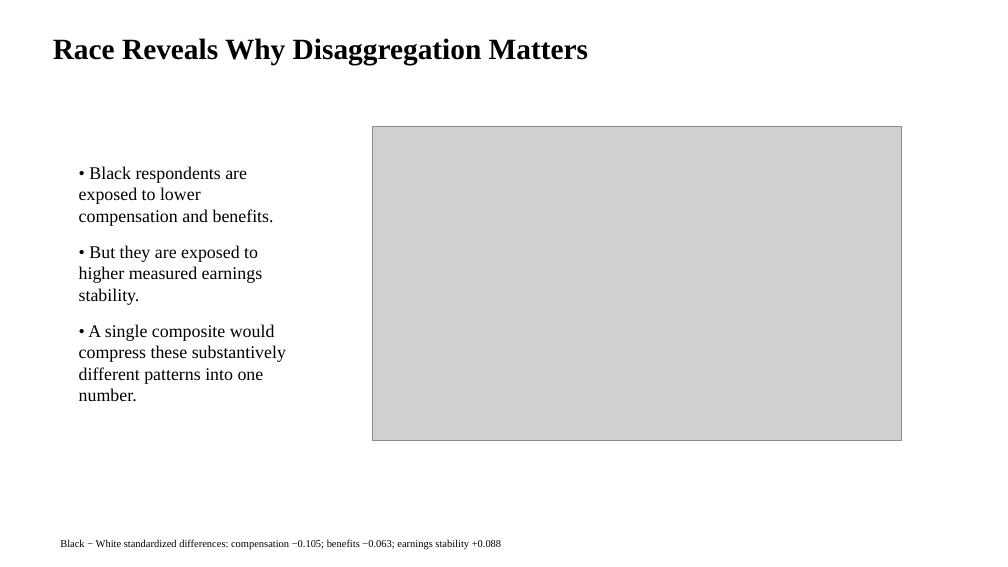
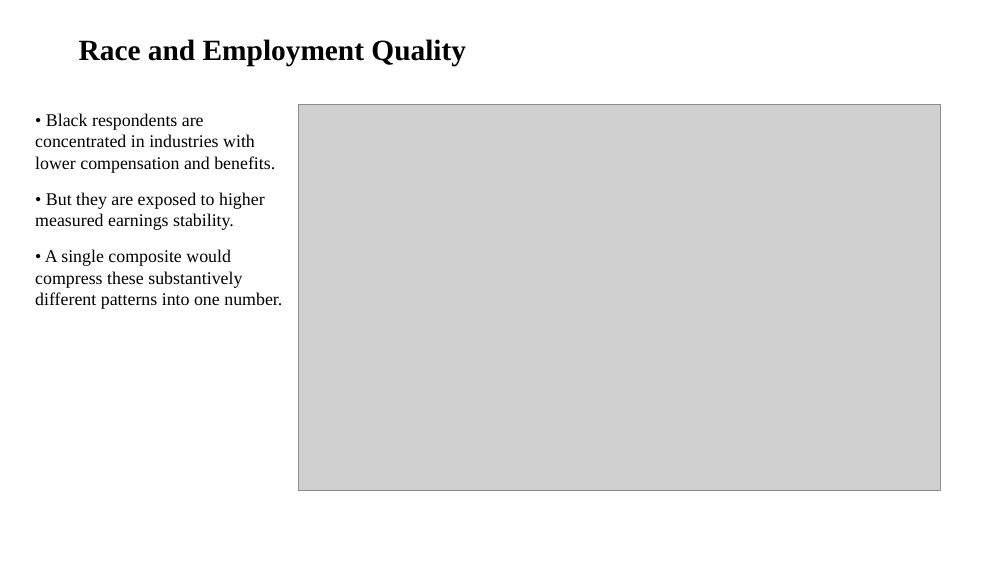
Before and after one commit to chosam2322/Precariat_Politics, a slide deck: slide 19 of Harvard_RaceWorkshop_amended.pptx (slide 13 before the commit). Drawn at 1008x567 pixels with LibreOffice and Linux fonts; fonts in the diff are those of the drawing; grey boxes stand for pictures. Boxes give left, top, right and bottom in pixels: in the first picture for what was removed or moved away, otherwise in the second. Text is boxed around its words. In the diff, an @@ line names an element or a change of style, - is before the commit and + after.

Commit message:
Forgot to send these up before the talk. Will get back to work tomorrow on the plane.

```diff
--- a/Harvard_RaceWorkshop_amended.pptx
+++ b/Harvard_RaceWorkshop_amended.pptx
@@ text at [79, 39, 466, 66]: text changed @@
-Race Reveals Why Disaggregation Matters
+Race and Employment Quality
@@ text "• Black respondents are concentrated ...": place and size @@
-text "• Black respondents are concentrated ..." at [79, 166, 286, 402]
+text "• Black respondents are concentrated ..." at [35, 113, 282, 309]
@@ text at [35, 113, 275, 173]: text changed @@
-• Black respondents are exposed to lower compensation and benefits.
+• Black respondents are concentrated in industries with lower compensation and benefits.
@@ picture: place and size @@
-picture at [372, 127, 901, 441]
+picture at [298, 105, 941, 491]
@@ text removed at [60, 539, 501, 550] @@
-Black − White standardized differences: compensation −0.105; benefits −0.063; earnings stability +0.088
```
Also in this commit, not shown: 7 other slides changed, 11 slides added, 5 slides removed, 12 other files.
